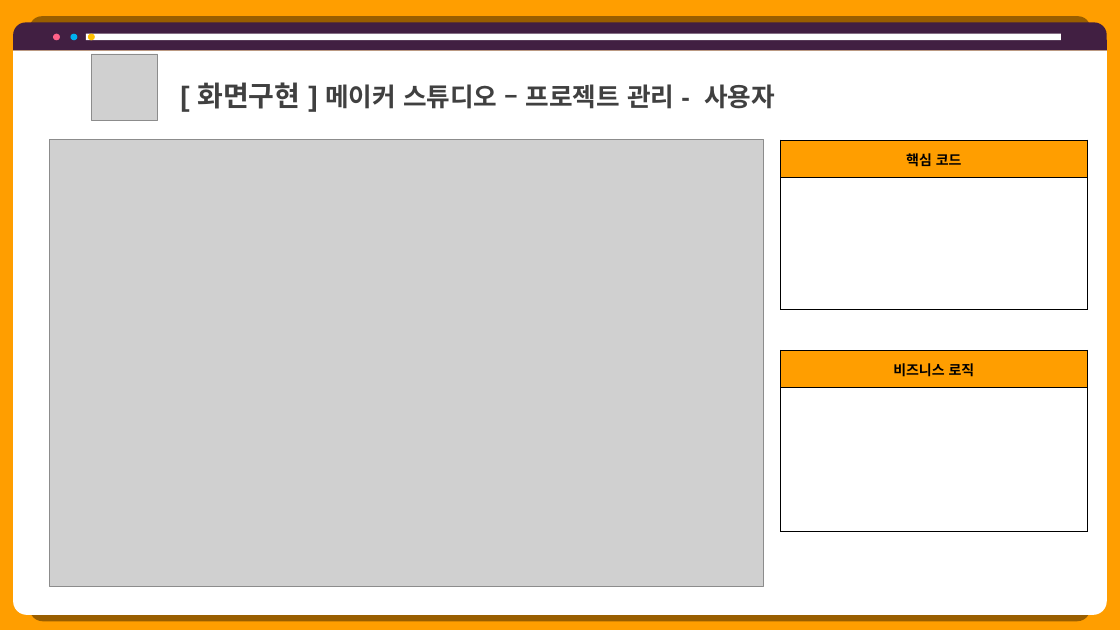
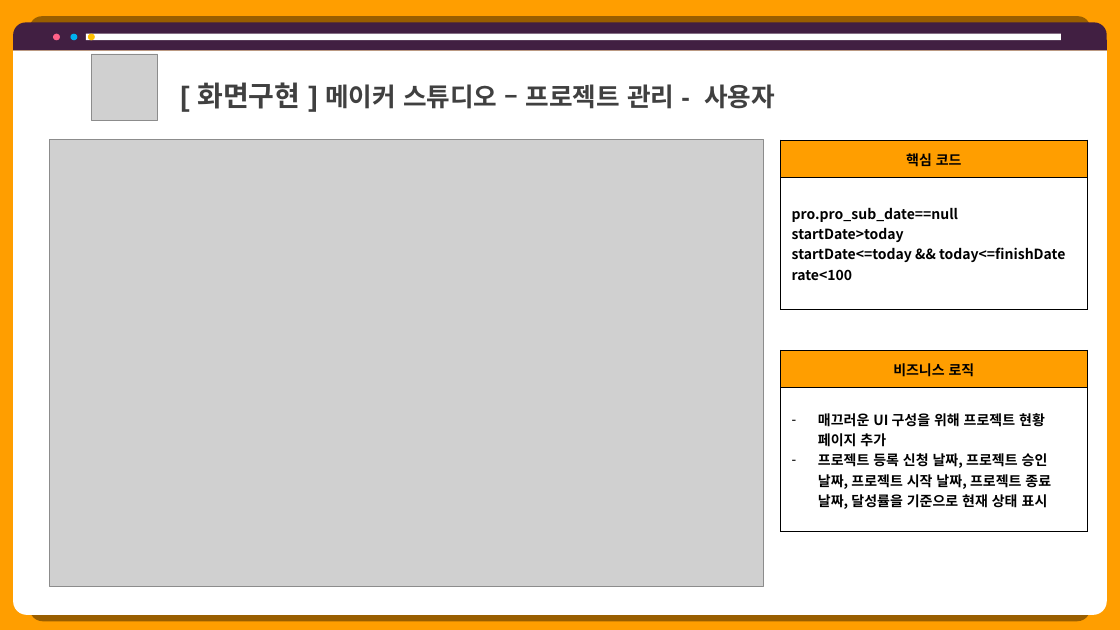
Before and after one commit to hhsw07/ezen-academy-projects, a slide deck: slide 24 of 0 발표용 파워포인트/project06 - 파워포인트 종합 - 현태.pptx (slide 27 before the commit). Drawn at 1120x630 pixels with LibreOffice and Linux fonts; fonts in the diff are those of the drawing; grey boxes stand for pictures. Boxes give left, top, right and bottom in pixels: in the first picture for what was removed or moved away, otherwise in the second. Text is boxed around its words. In the diff, an @@ line names an element or a change of style, - is before the commit and + after.

```diff
--- a/0 발표용 파워포인트/project06 - 파워포인트 종합 - 현태.pptx
+++ b/0 발표용 파워포인트/project06 - 파워포인트 종합 - 현태.pptx
@@ table at (781, 140, 1087, 310) @@
-row 2, column 1: 
+row 2, column 1: pro.pro_sub_date==null / startDate>today / startDate<=today && today<=finishDate / rate<100
@@ table at (781, 350, 1087, 532) @@
-row 2, column 1: 
+row 2, column 1: 매끄러운 UI 구성을 위해 프로젝트 현황 페이지 추가 / 프로젝트 등록 신청 날짜, 프로젝트 승인 날짜, 프로젝트 시작 날짜, 프로젝트 종료 날짜, 달성률을 기준으로 현재 상태 표시
```
Also in this commit, not shown: 30 other slides changed, 1 slide added, 4 slides removed, 2 other files.
